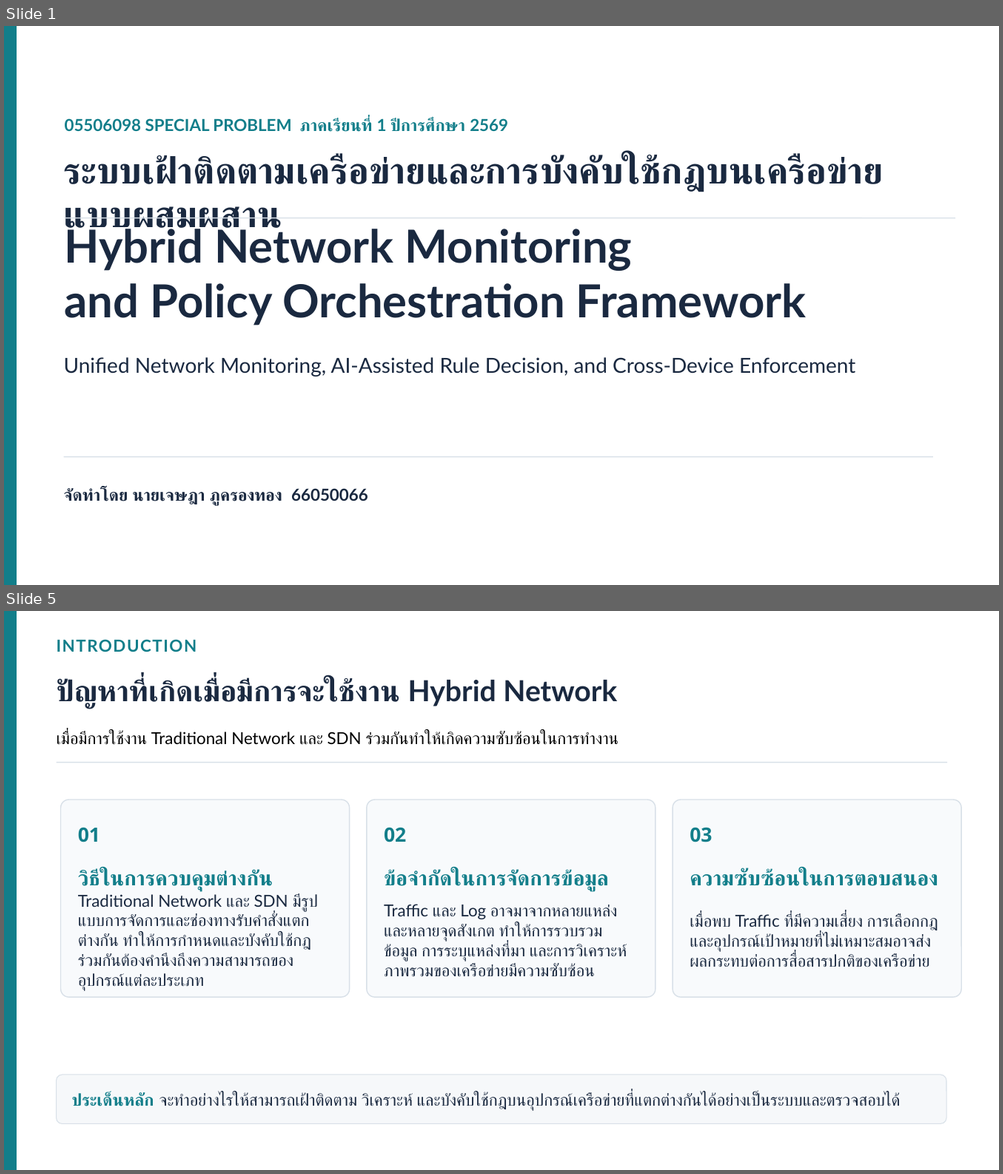
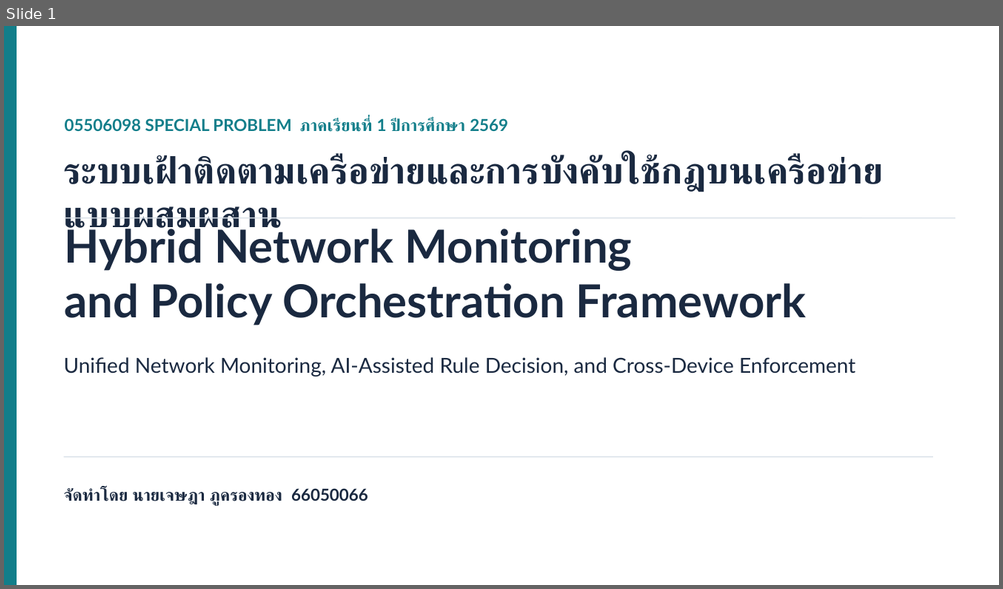
Before and after one commit to Jesadaphoukrongthong/Hybrid-Network-Monitoring-and-Policy-Orchestration-Framework, a slide deck: docs/paper/Hybrid_Framework_Presentation.pptx. Shown one above the other, each under a label of ours: slides 1 and 5 before the commit, slide 1 after it; the slides between them are not shown. The pictures are 1003x1174 and 1003x589 pixels, drawn with LibreOffice and Linux fonts; fonts in the diff are those of the drawing. Boxes give left, top, right and bottom in pixels: in the first picture for what was removed or moved away, otherwise in the second. Text is boxed around its words. In the diff, an @@ line names an element or a change of style, - is before the commit and + after.

```diff
--- a/docs/paper/Hybrid_Framework_Presentation.pptx
+++ b/docs/paper/Hybrid_Framework_Presentation.pptx
@@ slide 5 removed at [4, 611, 999, 1170], background #FFFFFF @@
@@ rectangle removed at [4, 611, 16, 1170] @@
@@ text removed at [57, 639, 197, 652] @@
-INTRODUCTION
@@ text removed at [57, 678, 617, 709] @@
-ปัญหาที่เกิดเมื่อมีการจะใช้งาน Hybrid Network
@@ text removed at [57, 731, 618, 745] @@
-เมื่อมีการใช้งาน Traditional Network และ SDN ร่วมกันทำให้เกิดความซับซ้อนในการทำงาน
@@ line removed from (57, 763) to (947, 763) @@
@@ rounded rectangle removed at [61, 800, 350, 997] @@
@@ rounded rectangle removed at [367, 800, 655, 997] @@
@@ rounded rectangle removed at [672, 800, 962, 997] @@
@@ text removed at [78, 827, 100, 843] @@
-01
@@ text removed at [384, 827, 406, 843] @@
-02
@@ text removed at [689, 827, 711, 843] @@
-03
@@ text removed at [78, 869, 273, 891] @@
-วิธีในการควบคุมต่างกัน
@@ text removed at [384, 869, 609, 891] @@
-ข้อจำกัดในการจัดการข้อมูล
@@ text removed at [689, 869, 938, 886] @@
-ความซับซ้อนในการตอบสนอง
@@ text removed at [78, 894, 318, 991] @@
-Traditional Network และ SDN มีรูปแบบการจัดการและช่องทางรับคำสั่งแตกต่างกัน ทำให้การกำหนดและบังคับใช้กฎร่วมกันต้องคำนึงถึงความสามารถของอุปกรณ์แต่ละประเภท
@@ text removed at [384, 904, 627, 977] @@
-Traffic และ Log อาจมาจากหลายแหล่งและหลายจุดสังเกต ทำให้การรวบรวมข้อมูล การระบุแหล่งที่มา และการวิเคราะห์ภาพรวมของเครือข่ายมีความซับซ้อน
@@ text removed at [689, 914, 938, 967] @@
-เมื่อพบ Traffic ที่มีความเสี่ยง การเลือกกฎและอุปกรณ์เป้าหมายที่ไม่เหมาะสมอาจส่งผลกระทบต่อการสื่อสารปกติของเครือข่าย
@@ rounded rectangle removed at [57, 1075, 946, 1125] @@
@@ text removed at [72, 1093, 153, 1107] @@
-ประเด็นหลัก
@@ text removed at [159, 1093, 900, 1111] @@
-จะทำอย่างไรให้สามารถเฝ้าติดตาม วิเคราะห์ และบังคับใช้กฎบนอุปกรณ์เครือข่ายที่แตกต่างกันได้อย่างเป็นระบบและตรวจสอบได้
```
Also in this commit, not shown: 13 slides changed, 4 slides added, 7 other slides removed, 6 other files.
